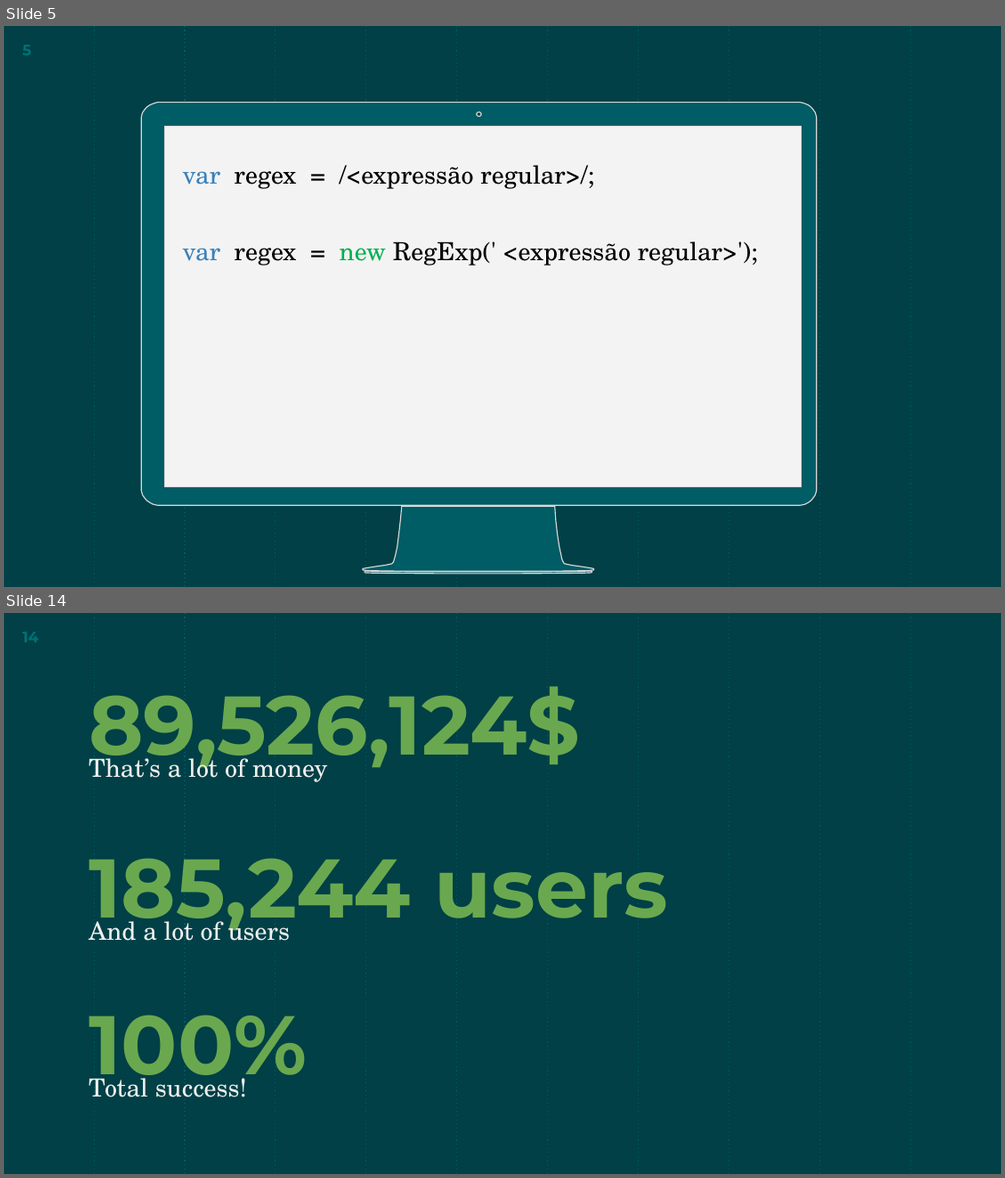
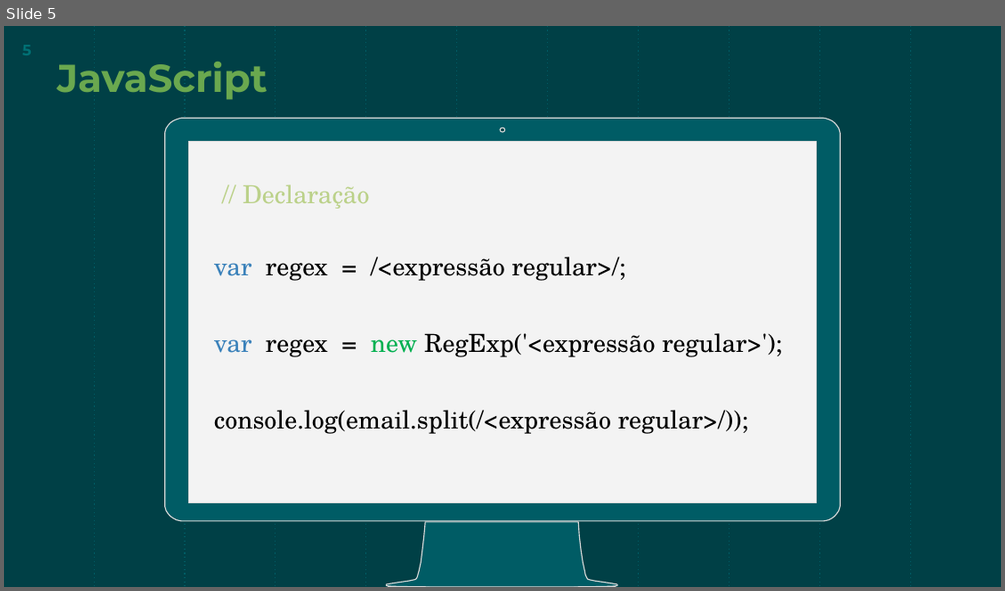
Before and after one commit to JonyAlan/regex, a slide deck: Regex.pptx. Shown one above the other, each under a label of ours: slides 5 and 14 before the commit, slide 5 after it; the slides between them are not shown. The pictures are 1005x1178 and 1005x591 pixels, drawn with LibreOffice and Linux fonts; fonts in the diff are those of the drawing. Boxes give left, top, right and bottom in pixels: in the first picture for what was removed or moved away, otherwise in the second. Text is boxed around its words. In the diff, an @@ line names an element or a change of style, - is before the commit and + after.

```diff
--- a/Regex.pptx
+++ b/Regex.pptx
@@ slide 14 removed at bbox=[4, 613, 1001, 1174], background #004046; not listed: 10 template elements that a slide beside it also shows @@
@@ title removed at bbox=[89, 686, 580, 774] @@
-89,526,124$
@@ subtitle removed at bbox=[89, 752, 327, 782] @@
-That’s a lot of money
@@ title removed at bbox=[89, 858, 667, 937] @@
-185,244 users
@@ subtitle removed at bbox=[89, 915, 290, 941] @@
-And a lot of users
@@ title removed at bbox=[89, 1014, 307, 1094] @@
-100%
@@ subtitle removed at bbox=[89, 1072, 247, 1097] @@
-Total success!
@@ slide 5 changed as well @@
@@ text added at bbox=[57, 62, 267, 100], 28 pt, text #6AA84F, bold @@
+JavaScript
@@ freeform shape: place and size @@
-freeform shape at bbox=[142, 103, 817, 573]
+freeform shape at bbox=[164, 118, 840, 587]
@@ rectangle: place and size @@
-rectangle at bbox=[164, 126, 801, 486]
+rectangle at bbox=[188, 142, 817, 502]
@@ text added at bbox=[243, 184, 369, 208], 18 pt, text #BBD189 @@
+// Declaração
@@ text "var regex = /<expressão regular>/;": place and size @@
-text "var regex = /<expressão regular>/;" at bbox=[183, 165, 758, 265]
+text "var regex = /<expressão regular>/;" at bbox=[214, 257, 782, 434]
@@ text at bbox=[214, 333, 782, 434]: text changed @@
-var regex = new RegExp(' <expressão regular>');
+var regex = new RegExp('<expressão regular>');
+console.log(email.split(/<expressão regular>/));
```
Also in this commit, not shown: 8 other slides changed, 9 slides added, 13 other slides removed.
